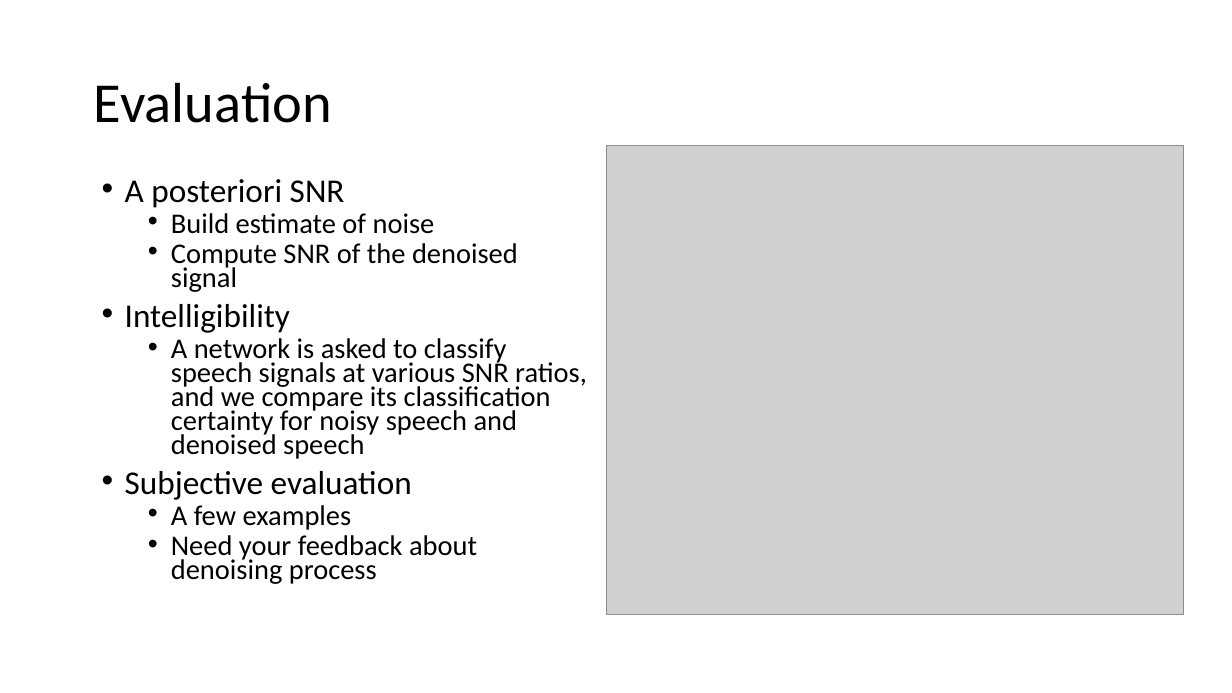
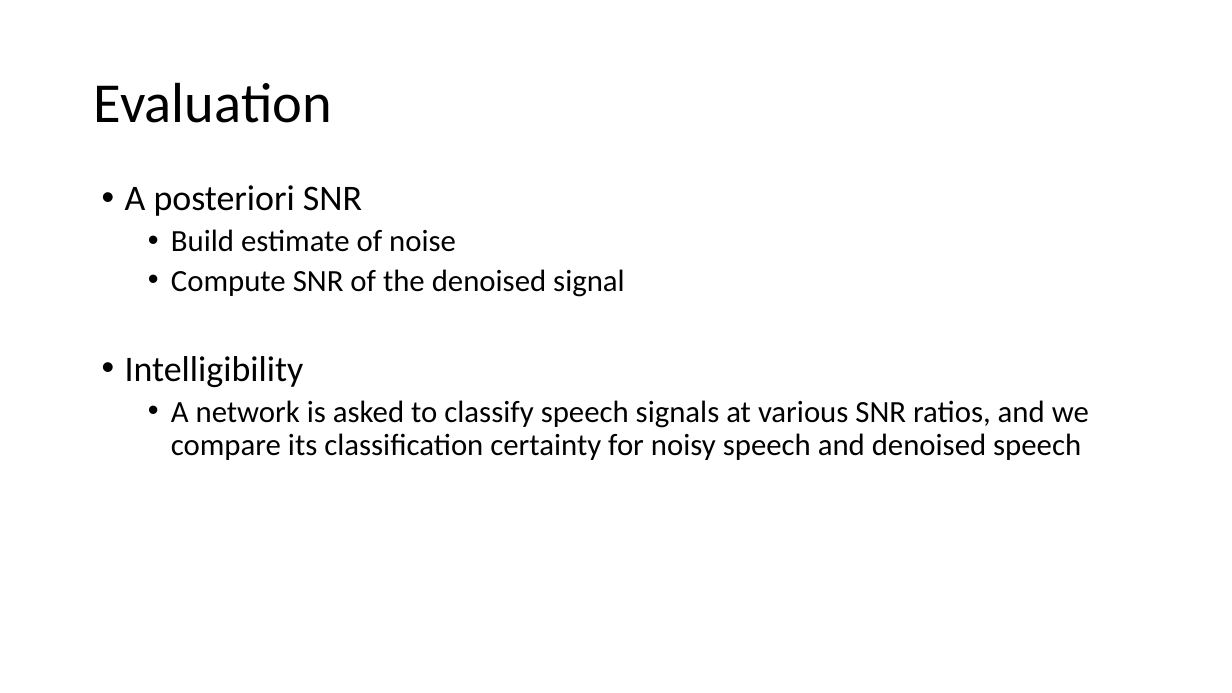
Before and after one commit to lcolbois/aasp-noise-red, a slide deck: slide 11 of presentation.pptx (slide 9 before the commit). Drawn at 1232x693 pixels with LibreOffice and Linux fonts; fonts in the diff are those of the drawing; grey boxes stand for pictures. Boxes give left, top, right and bottom in pixels: in the first picture for what was removed or moved away, otherwise in the second. Text is boxed around its words. In the diff, an @@ line names an element or a change of style, - is before the commit and + after.

```diff
--- a/presentation.pptx
+++ b/presentation.pptx
@@ picture removed at bbox=[606, 145, 1183, 615] @@
@@ text "A posteriori SNR" at bbox=[125, 185, 1089, 460]: size 25.9 to 28 pt in "A posteriori SNR", "Intelligibility"; size 22.2 to 24 pt in "Build estimate of noise", "Compute SNR of the denoised signal", "A network is asked to classify speech ..."; line spacing 0.7 to 0.9 @@
@@ text at bbox=[125, 471, 477, 584]: paragraphs removed @@
-• Subjective evaluation
-  • A few examples
-  • Need your feedback about denoising process
```
Also in this commit, not shown: 3 other slides changed, 4 slides added, 7 other files.
